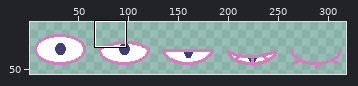
Two states of a pixel-art file, Art/EyeBlink-Sheet.aseprite. The picture above shows the old version from afar; the outline marks the close-up.
Close-up. As it was:
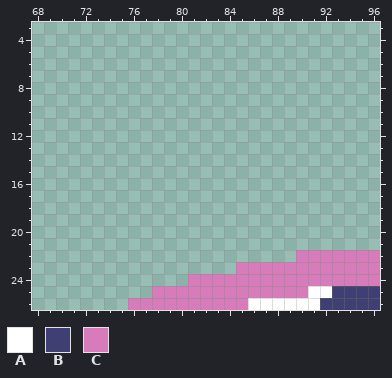
320x64 pixels, 1 frame. Shown: x 68..96, y 3..26. The wide view leaves out empty margins.
Palette (. is transparent): A #ffffff  B #3f3f74  C #d77bba
Pixels before, first column x 76:
22 ..............CCCCCCC
23 .........CCCCCCCCCCCC
24 .....CCCCCCCCCCCCCCCC
25 ..CCCCCCCCCCCCCAABBBB
26 CCCCCCCCCCAAAAAABBBBB
Once edited:
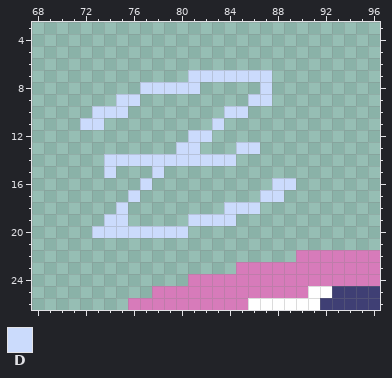
Colours new in this view: D #cbdbfc
From the commit log: added two eyes blinking sprite sheet
The exact change:
layer "Layer 2" added
Layer "Layer 2":
y 7: x 81..87 ....... -> DDDDDDD
y 8: x 77..81 ..... -> DDDDD; x 87 . -> D
y 9: x 75..76 .. -> DD; x 86..87 .. -> DD
y 10: x 73..75 ... -> DDD; x 84..85 .. -> DD
y 11: x 72..73 .. -> DD; x 83 . -> D
y 12: x 81..82 .. -> DD
y 13: x 80..81 .. -> DD; x 85..86 .. -> DD
y 14: x 74..84 ........... -> DDDDDDDDDDD
y 15: x 74 . -> D; x 78 . -> D
y 16: x 77 . -> D; x 88..89 .. -> DD
y 17: x 76 . -> D; x 87..88 .. -> DD
y 18: x 75 . -> D; x 84..86 ... -> DDD
y 19: x 74..75 .. -> DD; x 81..84 .... -> DDDD
y 20: x 73..80 ........ -> DDDDDDDD
Boxes around the changes in both close-ups, in picture pixels (x1, y1, x2, y2):
added: (80, 70, 296, 238)
